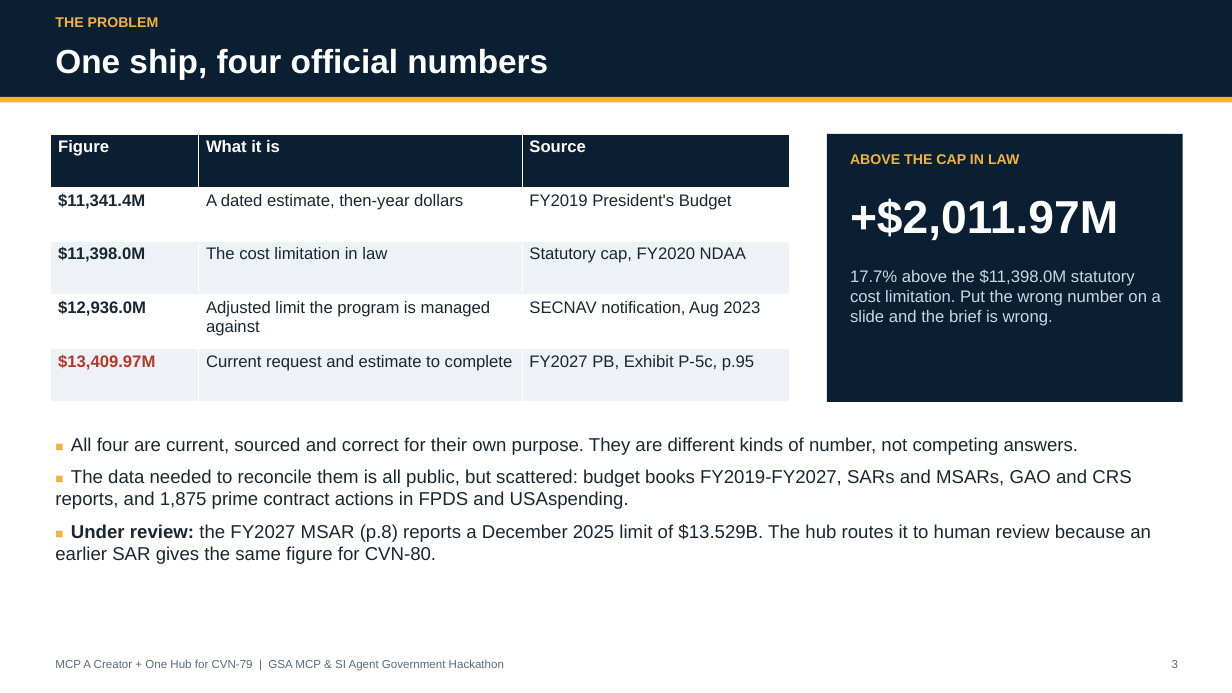
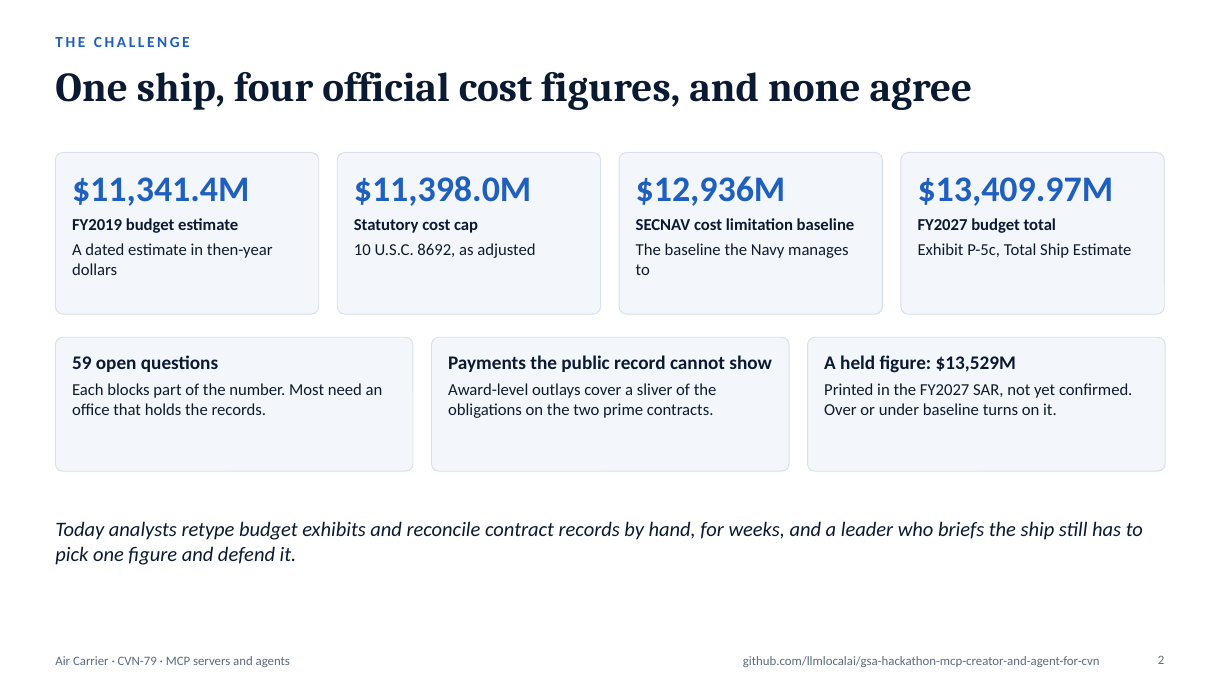
Before and after one commit to gsa-mcp-hackathon/gsa-hackathon-mcp-creator-and-agent-for-air-carrier, a slide deck: slide 2 of docs/submission/mcp-a-creator-one-hub-deck.pptx (slide 3 before the commit). Drawn at 1232x693 pixels with LibreOffice and Linux fonts; fonts in the diff are those of the drawing. Boxes give left, top, right and bottom in pixels: in the first picture for what was removed or moved away, otherwise in the second. Text is boxed around its words. In the diff, an @@ line names an element or a change of style, - is before the commit and + after.

```diff
--- a/docs/submission/mcp-a-creator-one-hub-deck.pptx
+++ b/docs/submission/mcp-a-creator-one-hub-deck.pptx
@@ text removed at box(55, 17, 159, 27) @@
-THE PROBLEM
@@ text at box(55, 37, 190, 47): text added @@
+THE CHALLENGE
@@ text "THE CHALLENGE": place and size @@
-text "THE CHALLENGE" at box(0, 0, 1232, 97)
+text "THE CHALLENGE" at box(55, 37, 190, 47)
@@ text "THE CHALLENGE" at box(55, 37, 190, 47): fill #0B1F33 to none @@
@@ title at box(55, 72, 973, 110): text changed; size 26 to 32 pt; font Arial to Cambria; text colour #FFFFFF to #0B1A33 @@
-One ship, four official numbers
+One ship, four official cost figures, and none agree
@@ rectangle removed at box(0, 97, 1232, 103) @@
@@ table removed at box(51, 134, 790, 402), 5 rows, 3 columns @@
-Figure | What it is | Source
-$11,341.4M | A dated estimate, then-year dollars | FY2019 President's Budget
-$11,398.0M | The cost limitation in law | Statutory cap, FY2020 NDAA
-$12,936.0M | Adjusted limit the program is managed against | SECNAV notification, Aug 2023
-$13,409.97M | Current request and estimate to complete | FY2027 PB, Exhibit P-5c, p.95
@@ rectangle removed at box(827, 134, 1183, 402) @@
@@ rounded rectangle added at box(55, 152, 319, 314), fill #F3F6FA, outline #D8E0EC 0.75 pt @@
@@ text added at box(72, 177, 273, 275), 13 pt, text #0F1B2D @@
+$11,341.4M
+FY2019 budget estimate
+A dated estimate in then-year dollars
@@ rounded rectangle added at box(337, 152, 601, 314), fill #F3F6FA, outline #D8E0EC 0.75 pt @@
@@ text added at box(354, 176, 535, 258), 13 pt, text #0F1B2D, bold @@
+$11,398.0M
+Statutory cost cap
+10 U.S.C. 8692, as adjusted
@@ rounded rectangle added at box(619, 152, 883, 314), fill #F3F6FA, outline #D8E0EC 0.75 pt @@
@@ text added at box(636, 176, 855, 275), 13 pt, text #0B1A33, bold @@
+$12,936M
+SECNAV cost limitation baseline
+The baseline the Navy manages to
@@ text removed at box(850, 154, 1019, 164) @@
-ABOVE THE CAP IN LAW
@@ rounded rectangle added at box(901, 152, 1165, 314), fill #F3F6FA, outline #D8E0EC 0.75 pt @@
@@ text at box(918, 177, 1132, 258): text changed; size 36 to 13 pt; font Arial to Calibri; text colour #FFFFFF to #0F1B2D; bold off @@
-+$2,011.97M
+$13,409.97M
+FY2027 budget total
+Exhibit P-5c, Total Ship Estimate
@@ text removed at box(850, 269, 1161, 326) @@
-17.7% above the $11,398.0M statutory cost limitation. Put the wrong number on a slide and the brief is wrong.
@@ rounded rectangle added at box(55, 337, 413, 471), fill #F3F6FA, outline #D8E0EC 0.75 pt @@
@@ text added at box(72, 355, 383, 415), 13 pt, text #0F1B2D @@
+59 open questions
+Each blocks part of the number. Most need an office that holds the records.
@@ rounded rectangle added at box(432, 337, 789, 471), fill #F3F6FA, outline #D8E0EC 0.75 pt @@
@@ text added at box(448, 355, 772, 418), 13 pt, text #0F1B2D @@
+Payments the public record cannot show
+Award-level outlays cover a sliver of the obligations on the two prime contracts.
@@ rounded rectangle added at box(808, 337, 1165, 471), fill #F3F6FA, outline #D8E0EC 0.75 pt @@
@@ text added at box(824, 355, 1132, 415), 13 pt, text #0F1B2D @@
+A held figure: $13,529M
+Printed in the FY2027 SAR, not yet confirmed. Over or under baseline turns on it.
@@ text removed at box(55, 437, 1151, 564) @@
-■ All four are current, sourced and correct for their own purpose. They are different kinds of number, not competing answers.
-■ The data needed to reconcile them is all public, but scattered: budget books FY2019-FY2027, SARs and MSARs, GAO and CRS reports, and 1,875 prime contract actions in FPDS and USAspending.
-■ Under review: the FY2027 MSAR (p.8) reports a December 2025 limit of $13.529B. The hub routes it to human review because an earlier SAR gives the same figure for CVN-80.
@@ text added at box(55, 521, 1143, 565), 16 pt, text #0B1A33, italic @@
+Today analysts retype budget exhibits and reconcile contract records by hand, for weeks, and a leader who briefs the ship still has to pick one figure and defend it.
@@ text removed at box(55, 659, 504, 671) @@
-MCP A Creator + One Hub for CVN-79 | GSA MCP & SI Agent Government Hackathon
@@ text added at box(55, 656, 290, 667), 10 pt, text #5B6B82 @@
+Air Carrier · CVN-79 · MCP servers and agents
@@ text added at box(743, 656, 1100, 667), 10 pt, text #5B6B82 @@
+github.com/llmlocalai/gsa-hackathon-mcp-creator-and-agent-for-cvn
@@ page number added at box(1158, 655, 1164, 664), 10 pt, text #5B6B82 @@
+2
@@ text removed at box(1172, 660, 1178, 668) @@
-3
```
Also in this commit, not shown: 2 other slides changed, 11 slides added, 12 slides removed, 20 other files.
